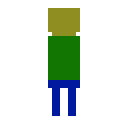
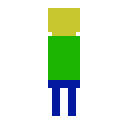
Before/after of a 128px x 128px layered artwork. What changed in the layer stack:
painted on "Layer 1" over [48, 8, 80, 80]
